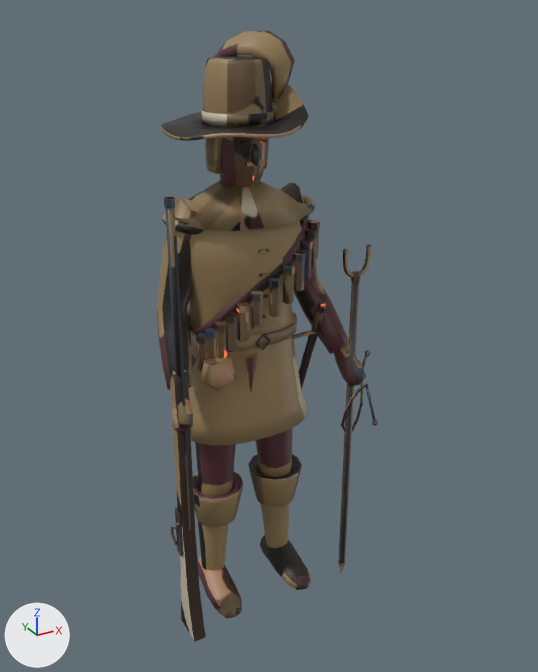
Two versions of the FBX model Assets/Models/ArtBible/Enemies/Powder/Musketeer/Musketeer.fbx, one commit apart.
Rendered twice from a 50 mm lens placed at (-1.037, -2.073, 2.026), pointed at (0.084, -0.034, 1.007). Every picture has the same lights, and +X, +Y and +Z are marked at lower left. The picture after the commit comes second.

Objects in the first picture: 'Musketeer'.
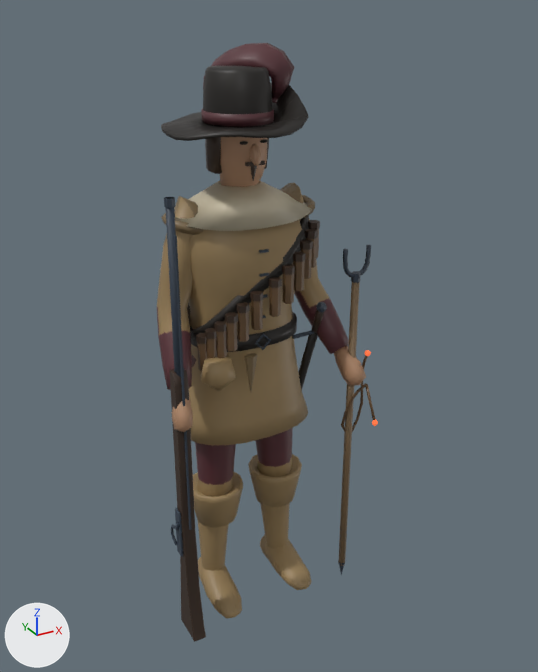
The edits, one by one:
me_musketeer is used by ob_musketeer; location (0.0, 0.0, 0.0).
me_musketeer had 2847 vertices, 2611 faces and spanned x -0.34..0.38, y -0.32..0.3, z 0.0..1.97.
me_musketeer now has 2847 vertices, 2611 faces and spans x -0.34..0.38, y -0.32..0.3, z 0.0..1.93.
Part 1, on me_musketeer:
3 vertices are removed from x 0.06..0.09, y -0.05..-0.03, z 1.83..1.89.
16 faces are deleted.
56 vertices in x -0.1..0.15, y -0.1..0.17, z 1.82..1.91 move by (0.0, 0.0, -0.02).
18 vertices in x -0.02..0.15, y -0.05..0.13, z 1.89..1.96 move by (0.0, 0.0, -0.03).
6 vertices in x 0.0..0.17, y -0.04..0.16, z 1.82..1.89 move by (0.0, 0.0, -0.01).
7 vertices move from x 0.08..0.13, y -0.03..0.03, z 1.83..1.97 to x 0.06..0.12, y -0.05..0.04, z 1.82..1.93.
3 vertices are added at (0.09, -0.03, 1.8), (0.08, -0.03, 1.86), (0.08, -0.03, 1.87).
16 new faces join them.
me_musketeer part 2: 2103 kept faces spanning x -0.34..0.38, y -0.32..0.3, z 0.0..1.93 get new texture (UV) coordinates.

Changed parts and their boxes [x1, y1, x2, y2] in the pictures (538 x 672 px; the box of a moved part takes in the faces that stretch with it):
'Musketeer', reshaped: before [157, 30, 378, 642]; after [157, 43, 378, 642]
part 1 of me_musketeer, moved or reshaped: before [203, 30, 295, 114]; after [203, 43, 294, 114]
part 2 of me_musketeer, surface changed: before [161, 30, 378, 640]; after [161, 43, 378, 640]
